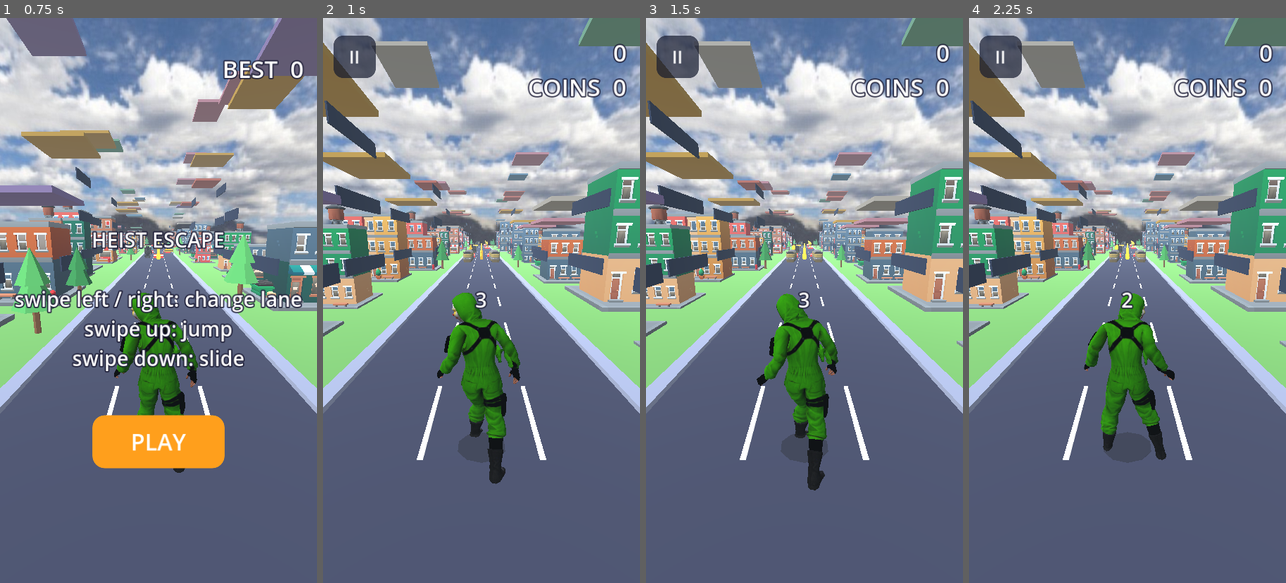
Above: before the commit, frames 1-4 (left to right).
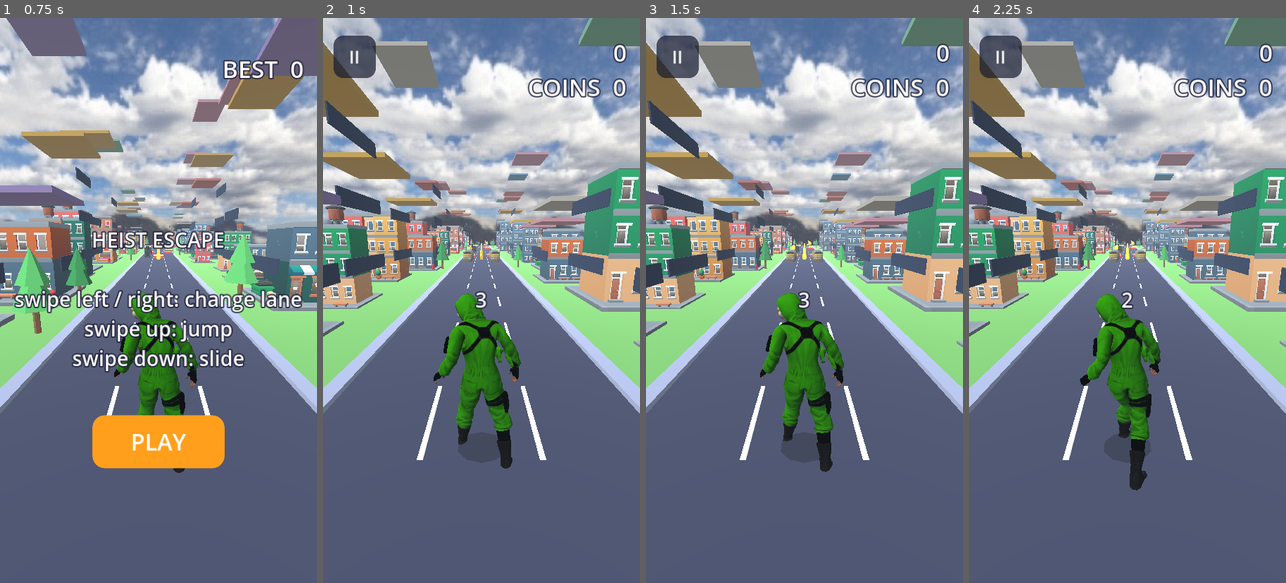
Above: after the commit, the same moments.

Repository: akshathgaming198028-cell/EndlessGame
Game: Godot game, scene res://main.tscn
Two runs of this game, one before a commit and one after it. Both use one fixed random seed, a clock stepped at 60 frames per second and the inputs below.
Inputs (mouse positions are in pixels of both pictures, inside the frame that each line leads up to):
- Up to frame 1 (0.75 s): tap Enter at 0.5 s; move the mouse to (228, 272) at 0.52 s; hold Right from 0.53 s (still down); click (228, 272) at 0.67 s
- Up to frame 2 (1 s): keep holding Right; tap Space at 0.77 s
- Up to frame 3 (1.5 s): release Right at 1.25 s; drag from (741, 328) to (788, 413) at 1.27 s
- Up to frame 4 (2.25 s): move the mouse to (1159, 176) at 2.02 s; hold Right from 2.03 s (still down)

Frame 1 is identical in both runs. In frame 2, 1.7% of the frame differs, in the area x 34-63%, y 48-83%; in frame 3, 2.4%; in frame 4, 3.5%, in the area x 34-65%, y 48-84%.

Commit message:
Reset the character's pose and animation on each new run
Co-Authored-By: Claude Haiku 5.5 <noreply@anthropic.com>
Claude-Session: https://claude.ai/code/session_01DDNfUcEeZJQNoZPcRL3Cag

Diff:
--- a/main.gd
+++ b/main.gd
@@ -1046,6 +1046,11 @@
 	run_t = 0.0
 	paused = false
 	die_done = false
+	if anim != null:
+		anim.stop()
+		anim.speed_scale = 1.0
+	if custom_model != null:
+		custom_model.quaternion = Quaternion(Vector3.UP, PI)
 	pause_btn.text = "II"
 	player.position = Vector3.ZERO
 	player.rotation = Vector3.ZERO
